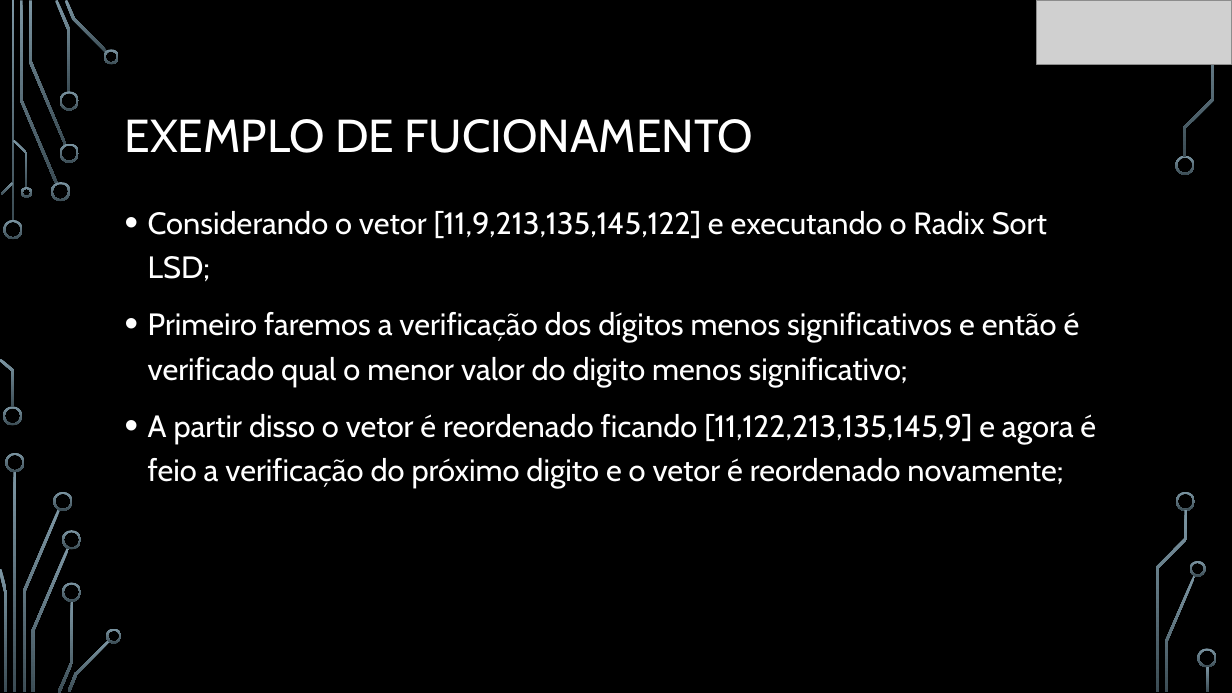
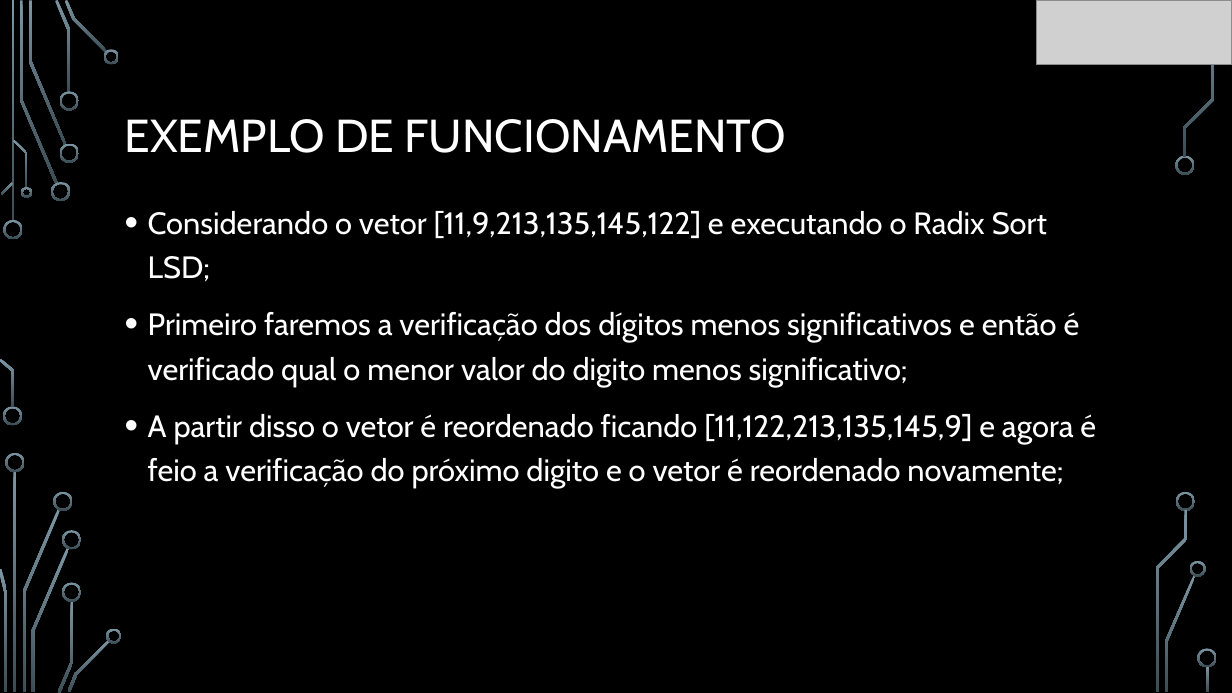
Before and after one commit to Tarlison/Estrutura_de_Dados_I, a slide deck: slide 5 of Algoritmos de Ordenação (Trabalho II)/Slide - Radix sort.pptx. Drawn at 1232x693 pixels with LibreOffice and Linux fonts; fonts in the diff are those of the drawing; grey boxes stand for pictures; background and template pictures are left out. Boxes give left, top, right and bottom in pixels: in the first picture for what was removed or moved away, otherwise in the second. Text is boxed around its words. In the diff, an @@ line names an element or a change of style, - is before the commit and + after.

```diff
--- a/Algoritmos de Ordenação (Trabalho II)/Slide - Radix sort.pptx
+++ b/Algoritmos de Ordenação (Trabalho II)/Slide - Radix sort.pptx
@@ title at <box>125,119,786,153</box>: text changed @@
-EXEMPLO DE FUCIONAMENTO
+EXEMPLO DE FUNCIONAMENTO
```
Also in this commit, not shown: 1 other file.
